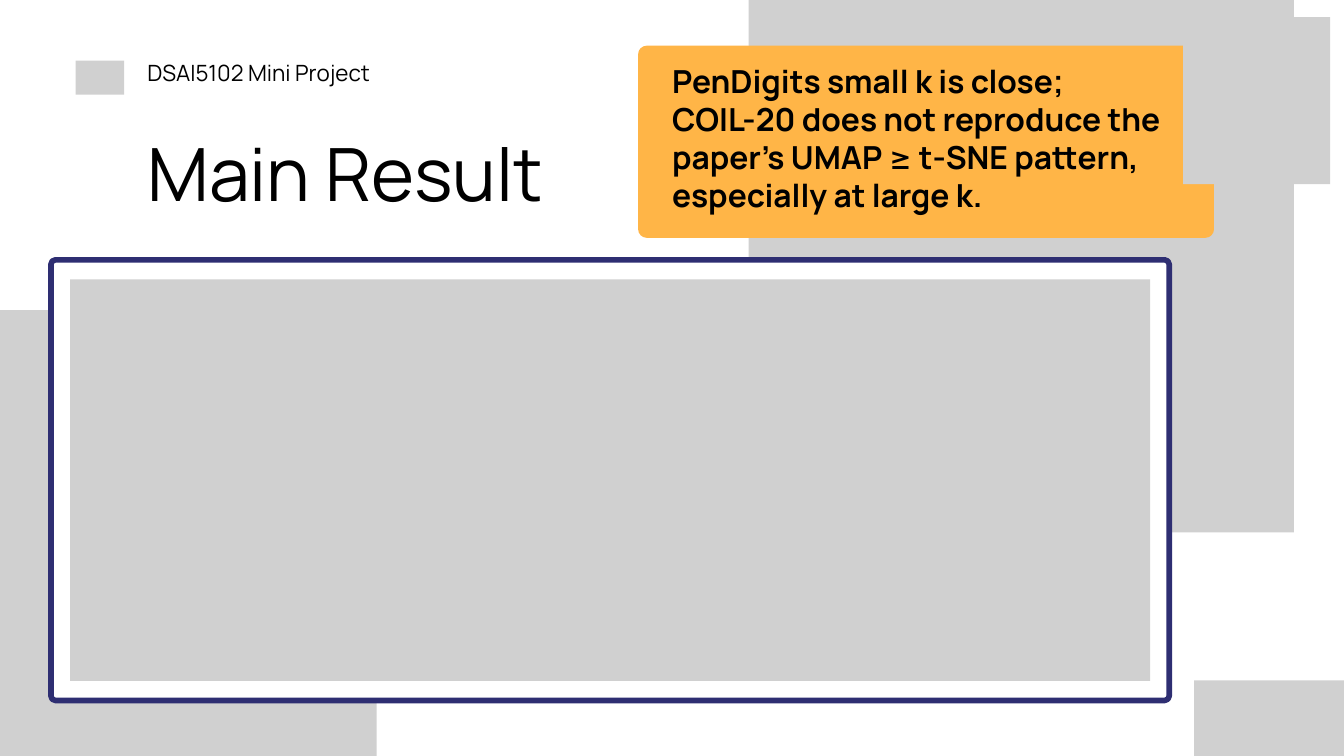
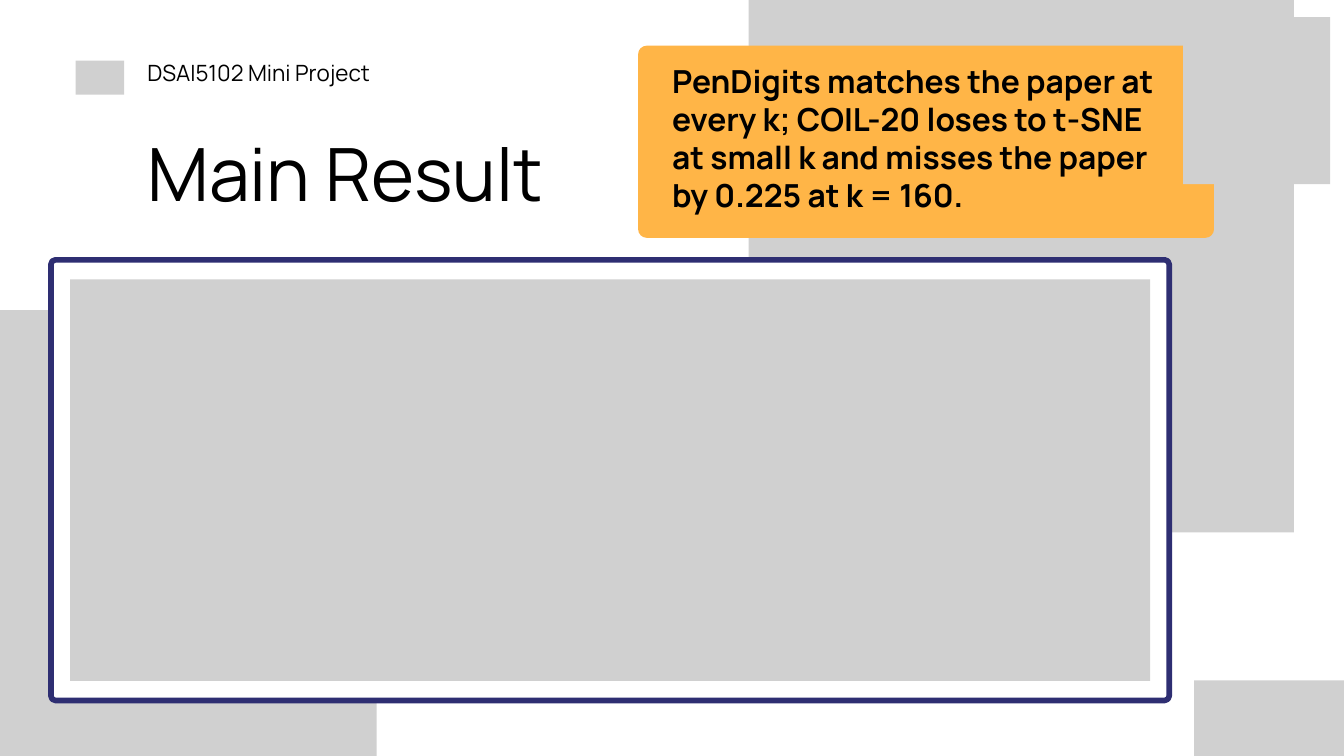
Before and after one commit to PKLgames/dsai5102MiniProject, a slide deck: slide 5 of slides/DSAI5102_Group16_slides_V2.pptx. Drawn at 1344x756 pixels with LibreOffice and Linux fonts; fonts in the diff are those of the drawing; grey boxes stand for pictures. Boxes give left, top, right and bottom in pixels: in the first picture for what was removed or moved away, otherwise in the second. Text is boxed around its words. In the diff, an @@ line names an element or a change of style, - is before the commit and + after.

```diff
--- a/slides/DSAI5102_Group16_slides_V2.pptx
+++ b/slides/DSAI5102_Group16_slides_V2.pptx
@@ text at <box>672,69,1153,215</box>: text changed @@
-PenDigits small k is close; COIL-20 does not reproduce the paper’s UMAP ≥ t-SNE pattern, especially at large k.
+PenDigits matches the paper at every k; COIL-20 loses to t-SNE at small k and misses the paper by 0.225 at k = 160.
```
Also in this commit, not shown: 1 other slide changed, 15 other files.
